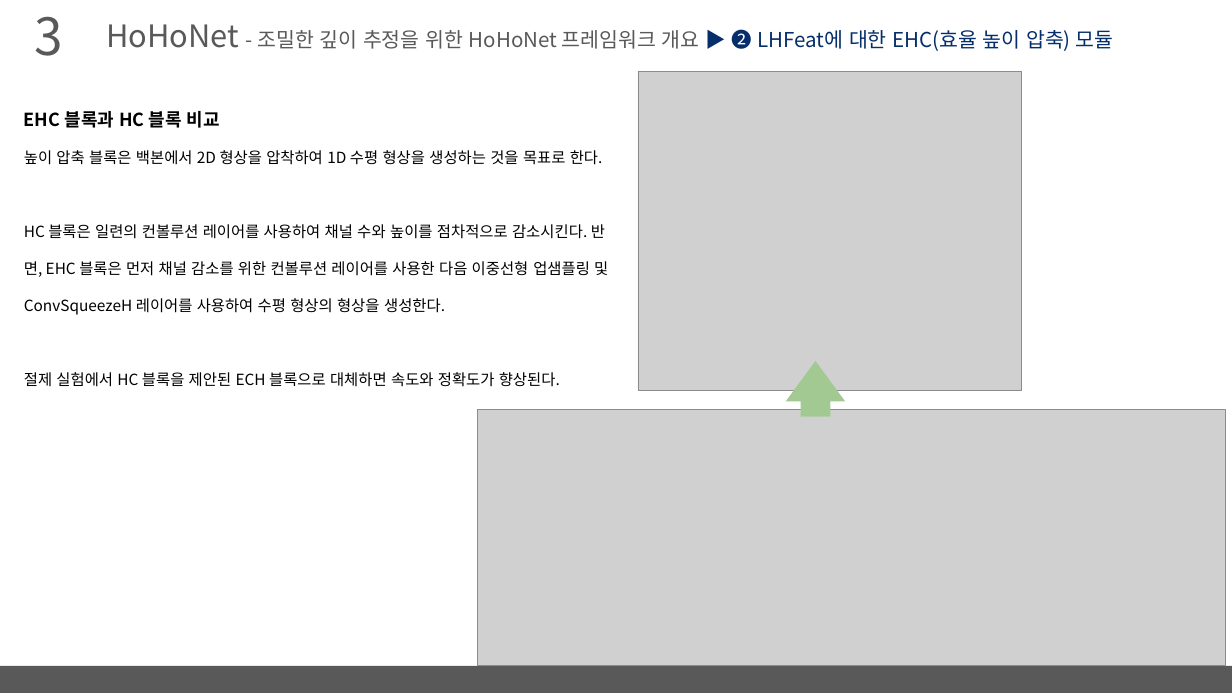
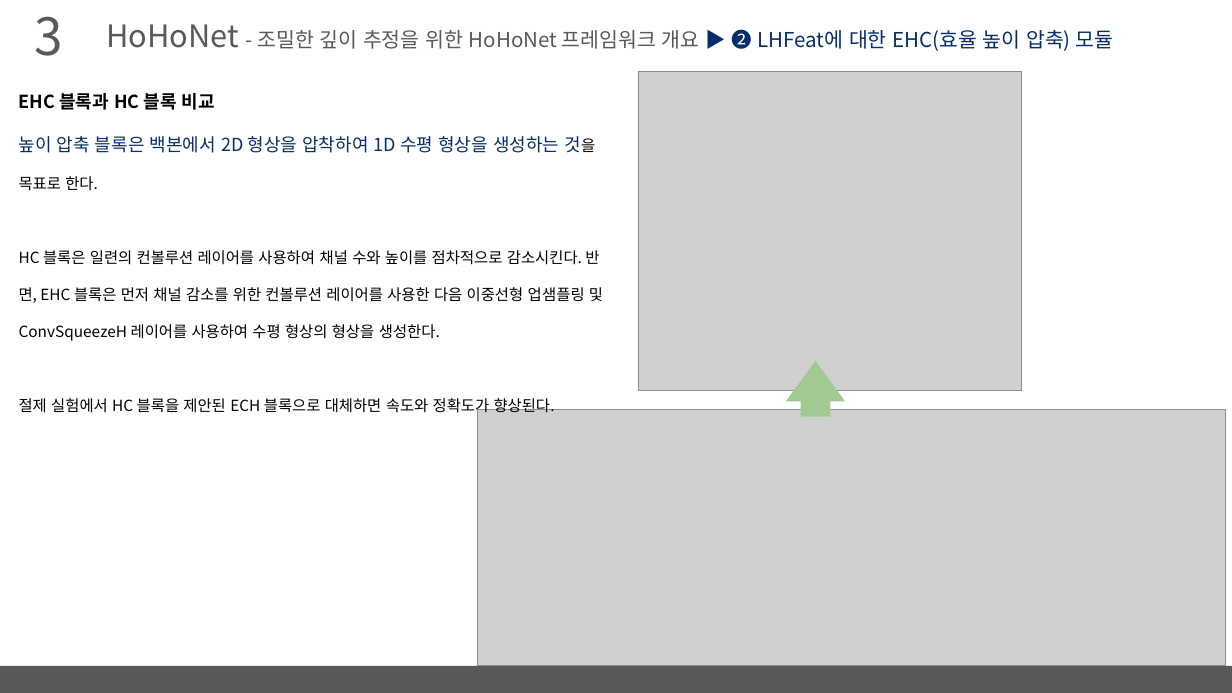
Before and after one commit to arittung/3D_Room_Layout_estimation, a slide deck: slide 12 of LayoutNet-HorizonNet-HoHoNet 정리.pptx. Drawn at 1232x693 pixels with LibreOffice and Linux fonts; fonts in the diff are those of the drawing; grey boxes stand for pictures. Boxes give left, top, right and bottom in pixels: in the first picture for what was removed or moved away, otherwise in the second. Text is boxed around its words. In the diff, an @@ line names an element or a change of style, - is before the commit and + after.

```diff
--- a/LayoutNet-HorizonNet-HoHoNet 정리.pptx
+++ b/LayoutNet-HorizonNet-HoHoNet 정리.pptx
@@ text "EHC 블록과 HC 블록 비교" moved from (x1=24, y1=111, x2=608, y2=387) to (x1=19, y1=93, x2=603, y2=415) @@
@@ text at (x1=19, y1=136, x2=603, y2=415): size 12 to 14 pt, text colour #000000 to #052E6B in "높이 압축 블록은 백본에서 2D 형상을 압착하여 ..." @@
```
Also in this commit, not shown: 7 other slides changed, 2 other files.
